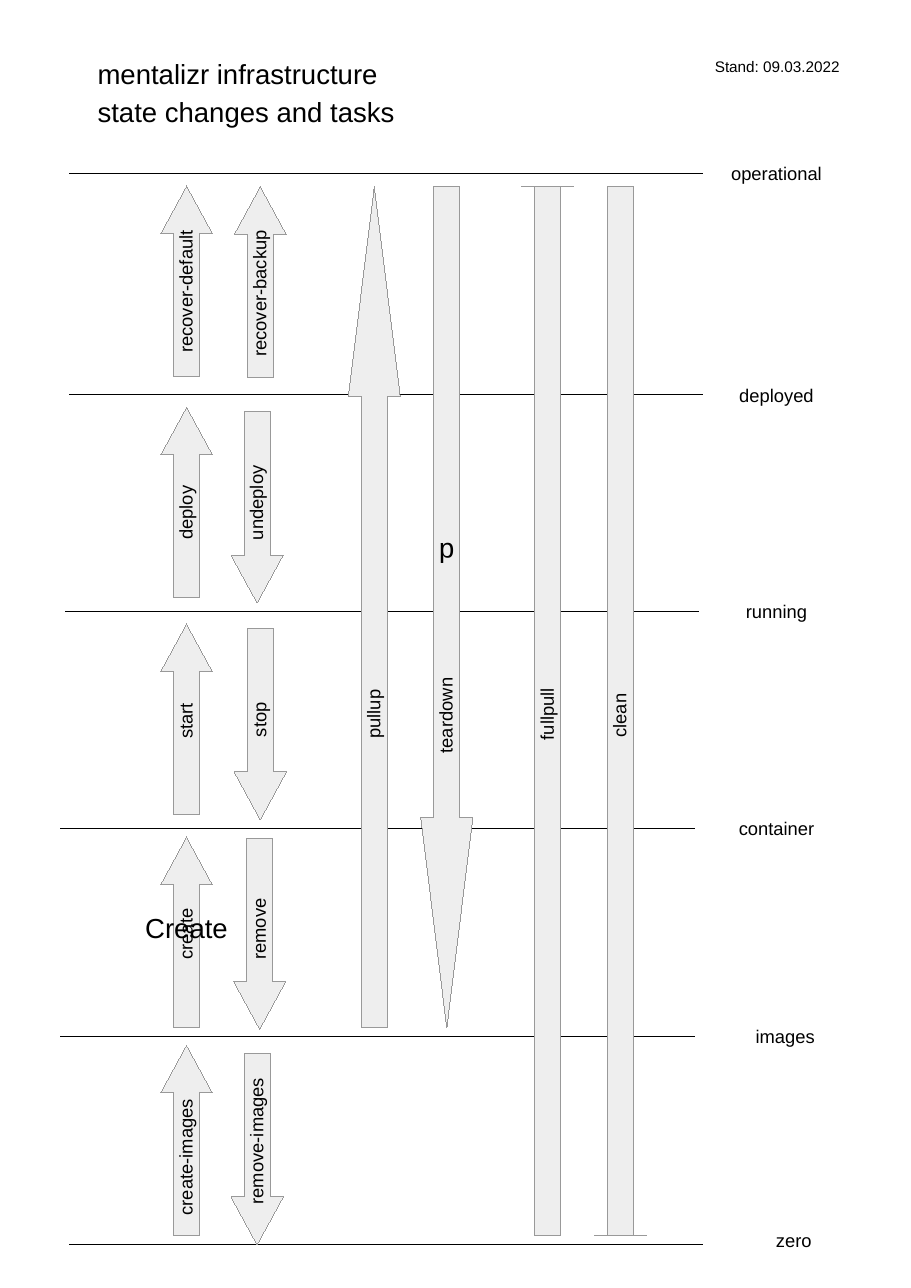
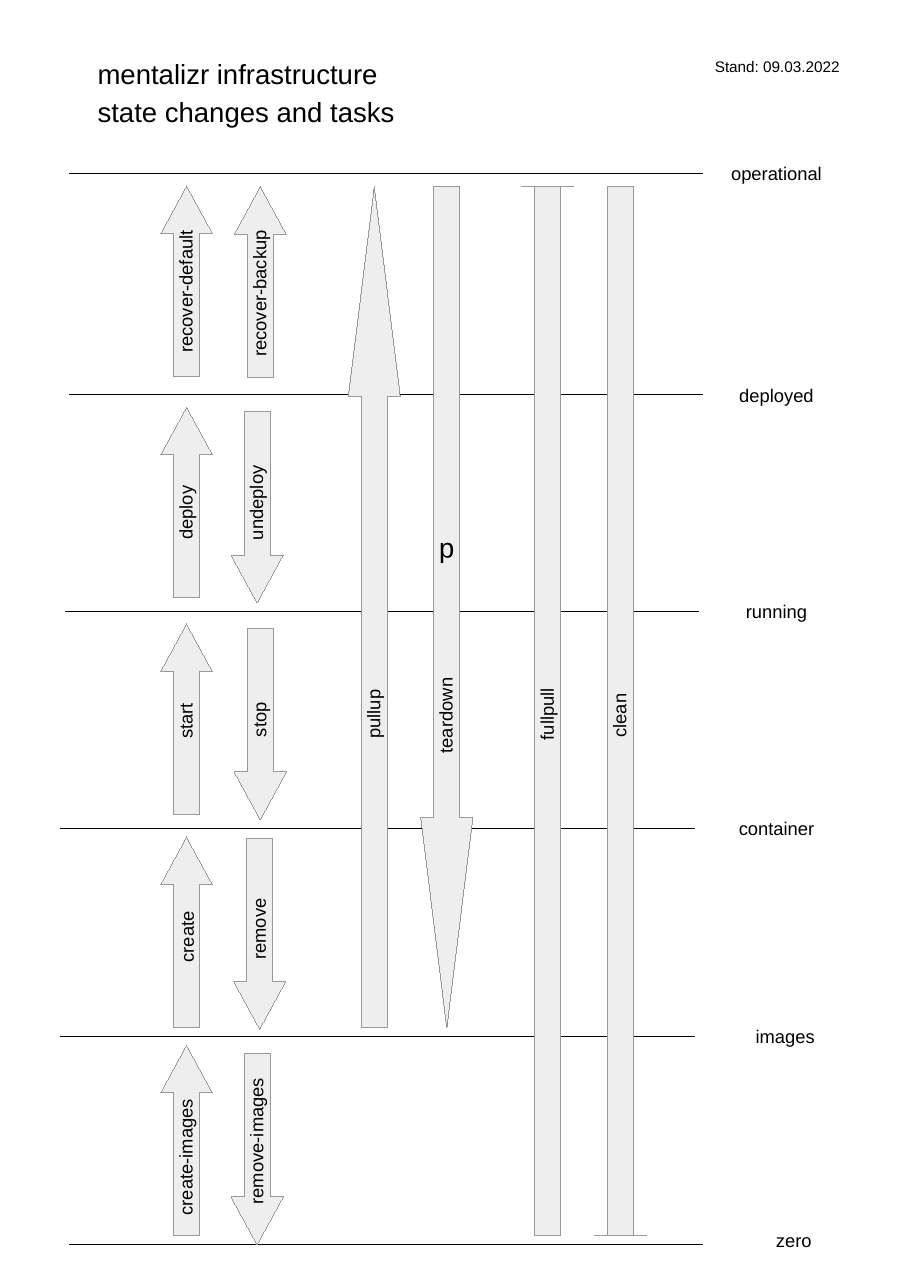
Before and after one commit to mentalizr/m7r-infra-single-host, a slide deck: slide 1 of docu/tasks.odp. Drawn at 911x1288 pixels with LibreOffice and Linux fonts; fonts in the diff are those of the drawing. Boxes give left, top, right and bottom in pixels: in the first picture for what was removed or moved away, otherwise in the second. Text is boxed around its words. In the diff, an @@ line names an element or a change of style, - is before the commit and + after.

```diff
--- a/docu/tasks.odp
+++ b/docu/tasks.odp
@@ text in up arrow at box(145, 917, 228, 944): text removed @@
-Create
```
Also in this commit, not shown: 1 other file.
